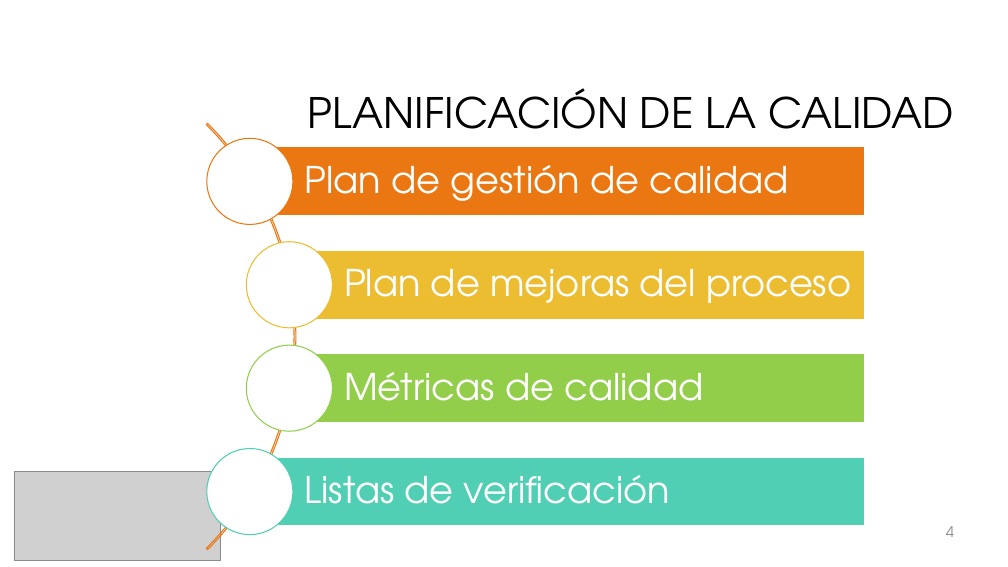
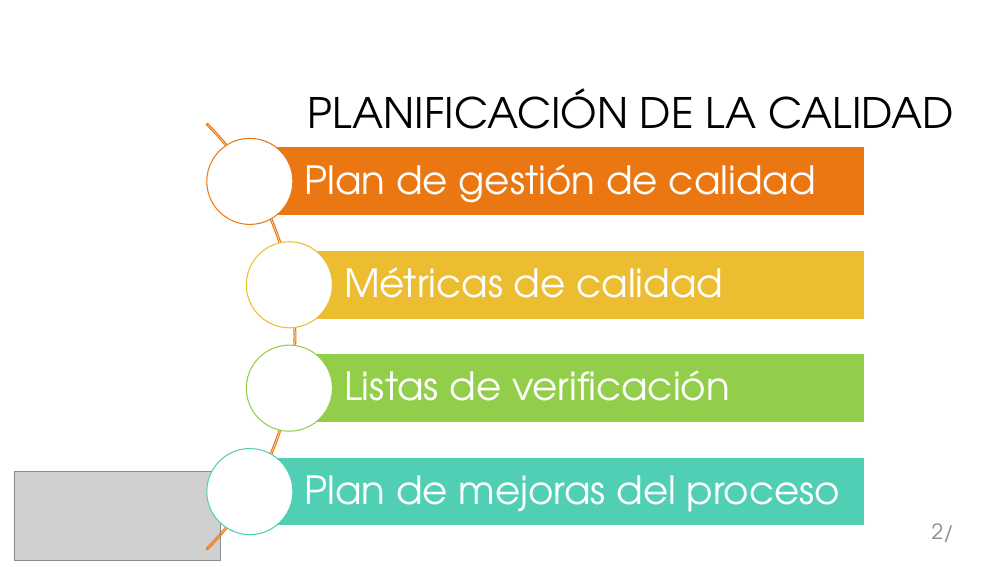
Before and after one commit to galledohm/Gestion_Proyectos, a slide deck: slide 3 of Documentos_generados/3. Gestion de Calidad y RRHH/Presentación3.pptx (slide 4 before the commit). Drawn at 1008x567 pixels with LibreOffice and Linux fonts; fonts in the diff are those of the drawing; grey boxes stand for pictures; background and template pictures are left out. Boxes give left, top, right and bottom in pixels: in the first picture for what was removed or moved away, otherwise in the second. Text is boxed around its words. In the diff, an @@ line names an element or a change of style, - is before the commit and + after.

Commit message:
Subo una presentación de otro grupo del año pasado. Además una versión nueva de la presentación nuestra de calidad&RRHH.

```diff
--- a/Documentos_generados/3. Gestion de Calidad y RRHH/Presentación3.pptx
+++ b/Documentos_generados/3. Gestion de Calidad y RRHH/Presentación3.pptx
@@ text "Métricas de calidad": place and size @@
-text "Métricas de calidad" at [344,372,703,401]
+text "Métricas de calidad" at [344,267,724,298]
@@ text "Listas de verificación": place and size @@
-text "Listas de verificación" at [305,475,670,504]
+text "Listas de verificación" at [344,370,730,401]
@@ size 35 to 37 pt in 4 elements at [305,164,816,203], [344,267,724,298], [344,370,730,401], [305,475,840,512] @@
@@ text "Plan de mejoras del proceso": place and size @@
-text "Plan de mejoras del proceso" at [344,269,851,303]
+text "Plan de mejoras del proceso" at [305,475,840,512]
@@ page number at [932,523,954,542]: text changed; size 14 to 20 pt @@
-4
+2/
```
Also in this commit, not shown: 8 other slides changed, 2 slides added, 24 slides removed, 1 other file.
